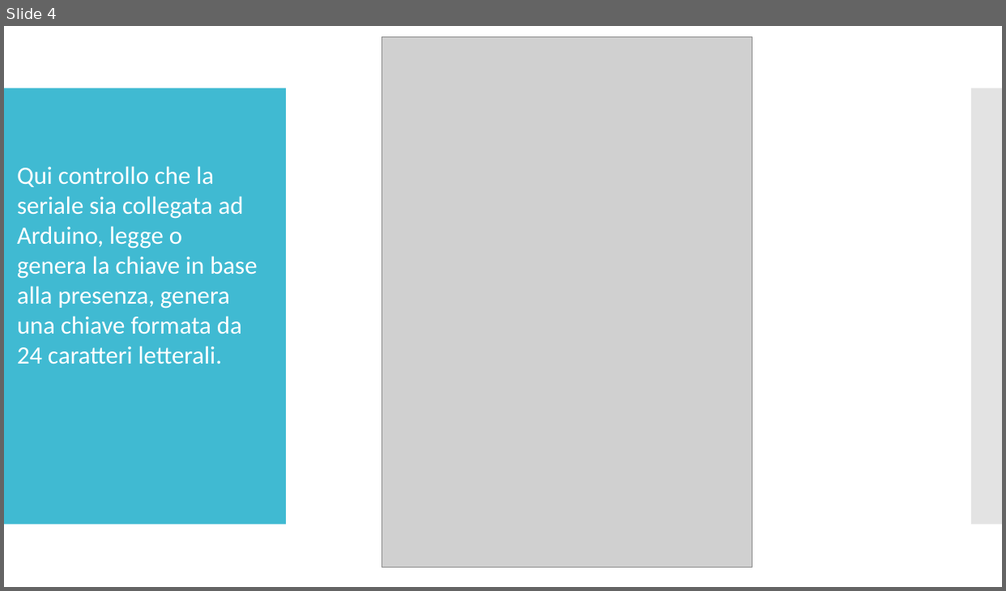
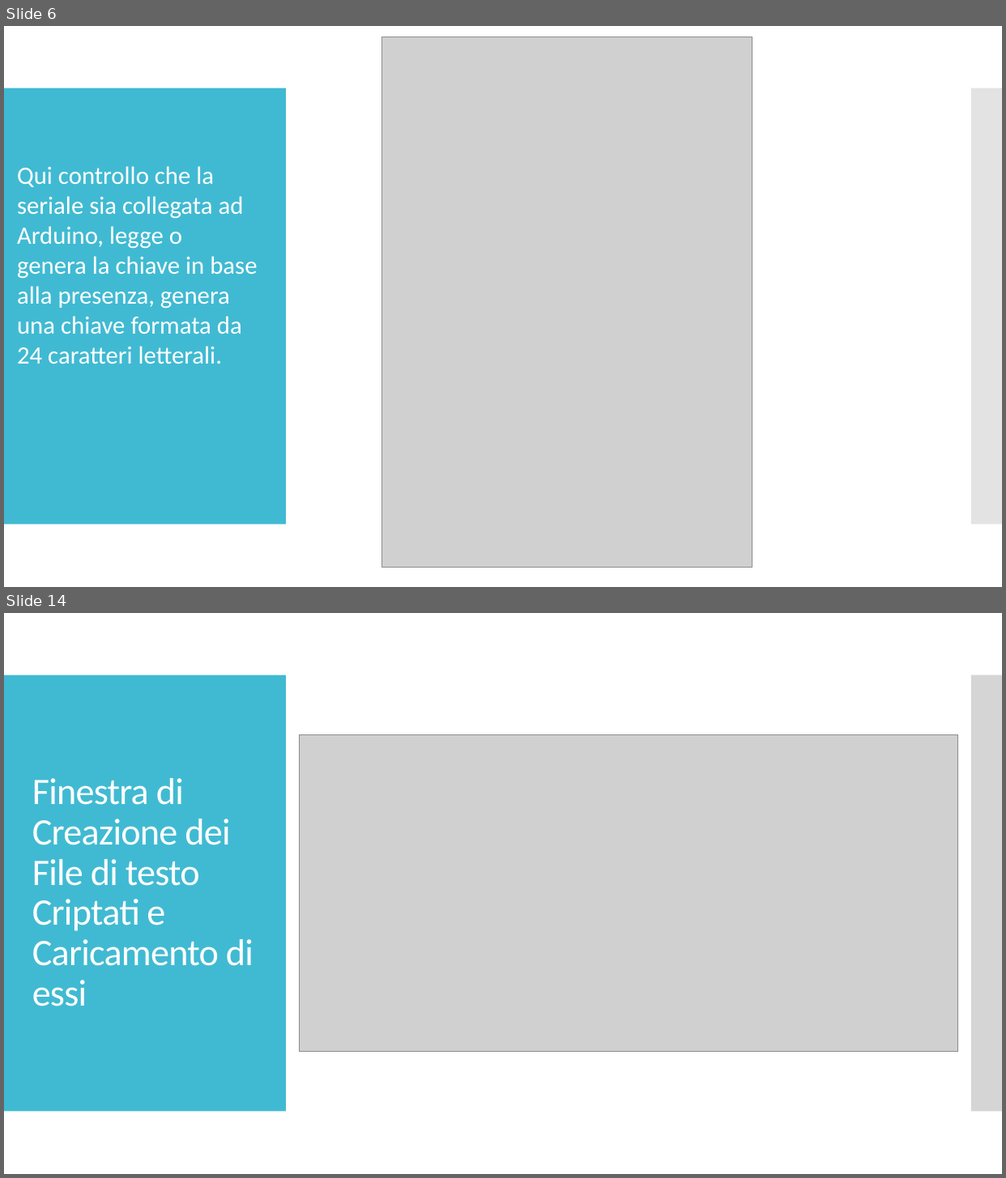
Before and after one commit to GerosaSimone/progetto, a slide deck: sito/powerpoint.pptx. Shown one above the other, each under a label of ours: slide 4 before the commit, slides 6 and 14 after it; the slides between them are not shown. The pictures are 1006x591 and 1006x1178 pixels, drawn with LibreOffice and Linux fonts; fonts in the diff are those of the drawing; grey boxes stand for pictures. Boxes give left, top, right and bottom in pixels: in the first picture for what was removed or moved away, otherwise in the second. Text is boxed around its words. In the diff, an @@ line names an element or a change of style, - is before the commit and + after.

```diff
--- a/sito/powerpoint.pptx
+++ b/sito/powerpoint.pptx
@@ slide 14 added at (4,613,1002,1174), background #FFFFFF @@
@@ rectangle added at (4,675,286,1112), fill #40BAD2 @@
@@ rectangle added at (971,675,1002,1112), fill #C8C8C8 at 50% opacity @@
@@ rectangle added at (971,675,1002,1112), fill #C8C8C8 at 50% opacity @@
@@ picture added at (300,735,958,1051) @@
@@ title added at (32,778,253,1007), 36 pt, text #FFFFFF @@
+Finestra di Creazione dei File di testo Criptati e Caricamento di essi
@@ what was slide 4 is now slide 6 @@
```
Also in this commit, not shown: 9 other slides added.
